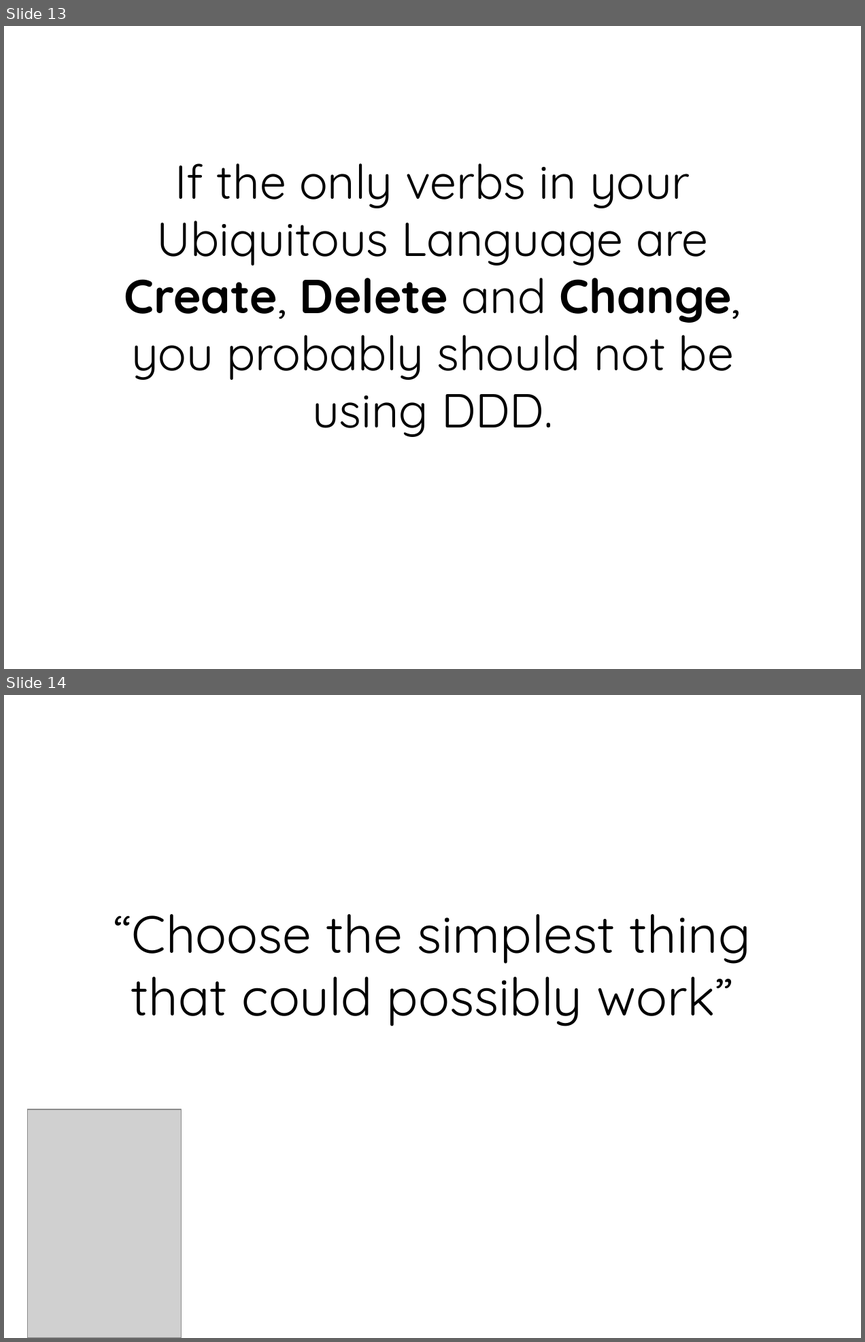
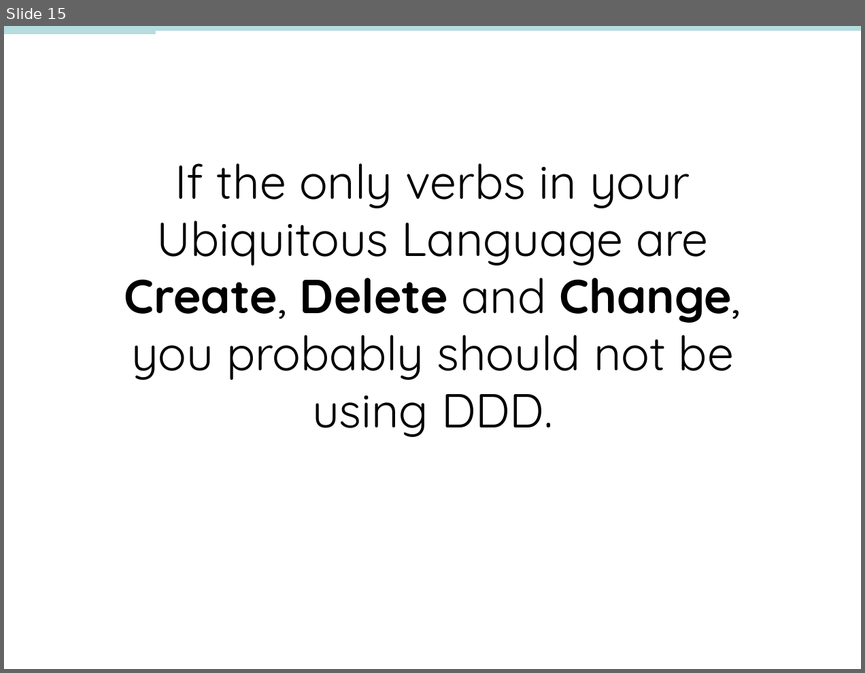
Before and after one commit to nbarnwell/OrderManagementSystem, a slide deck: DDD, CQRS and Event Sourcing.pptx. Shown one above the other, each under a label of ours: slides 13 and 14 before the commit, slide 15 after it. The pictures are 865x1342 and 865x673 pixels, drawn with LibreOffice and Linux fonts; fonts in the diff are those of the drawing; grey boxes stand for pictures. Boxes give left, top, right and bottom in pixels: in the first picture for what was removed or moved away, otherwise in the second. Text is boxed around its words. In the diff, an @@ line names an element or a change of style, - is before the commit and + after.

```diff
--- a/DDD, CQRS and Event Sourcing.pptx
+++ b/DDD, CQRS and Event Sourcing.pptx
@@ slide 14 removed at (x1=4, y1=695, x2=861, y2=1338), background #FFFFFF @@
@@ title removed at (x1=113, y1=914, x2=751, y2=1026) @@
-“Choose the simplest thing that could possibly work”
@@ picture removed at (x1=27, y1=1109, x2=181, y2=1338) @@
@@ what was slide 13 is now slide 15 @@
@@ slide 15 changed as well @@
@@ line added from (4, 29) to (861, 29), #B6DCDF 4 pt @@
@@ line added from (4, 29) to (156, 29), #B6DCDF 8 pt @@
```
Also in this commit, not shown: 37 other slides changed, 10 slides added, 9 other slides removed, 10 other files.
